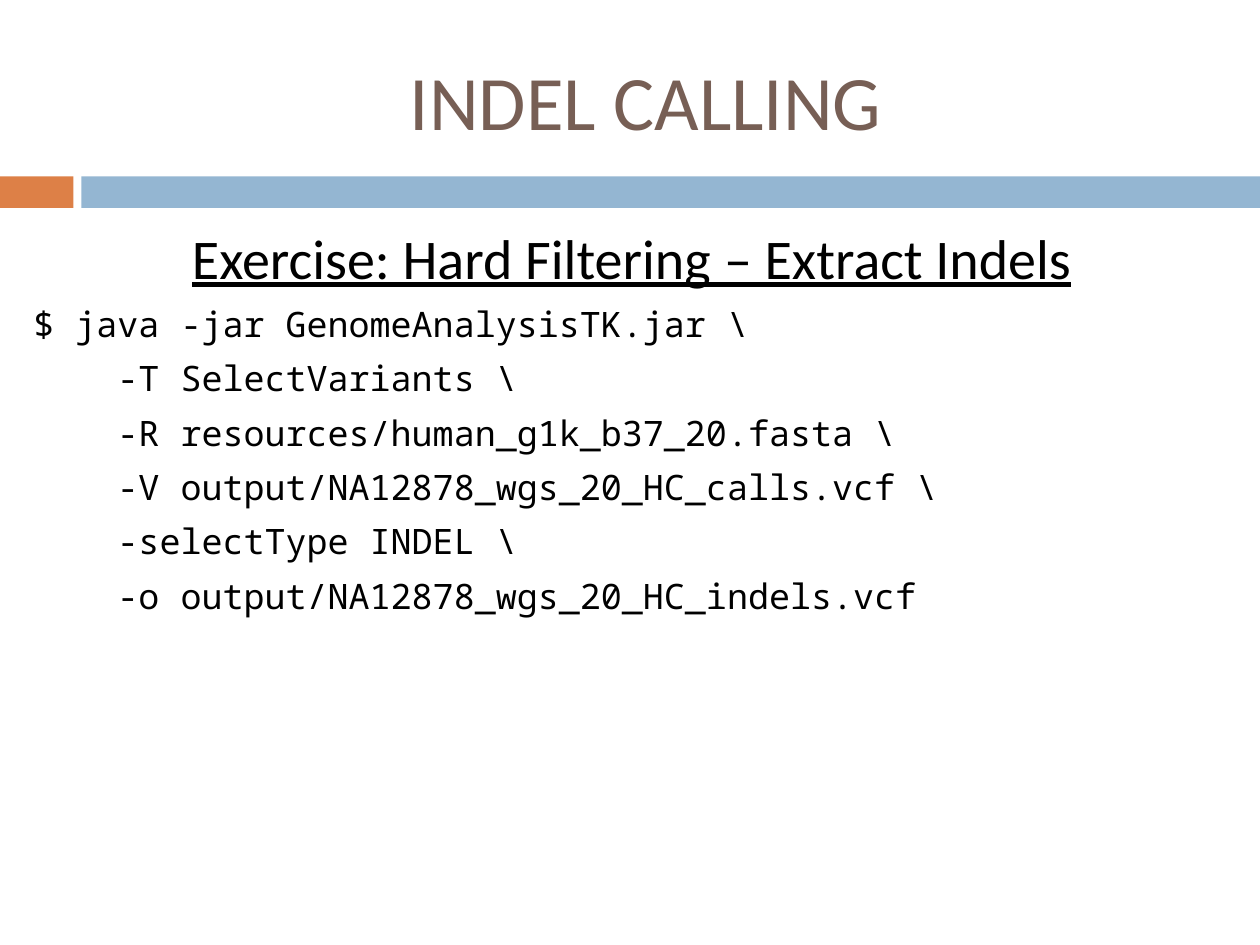
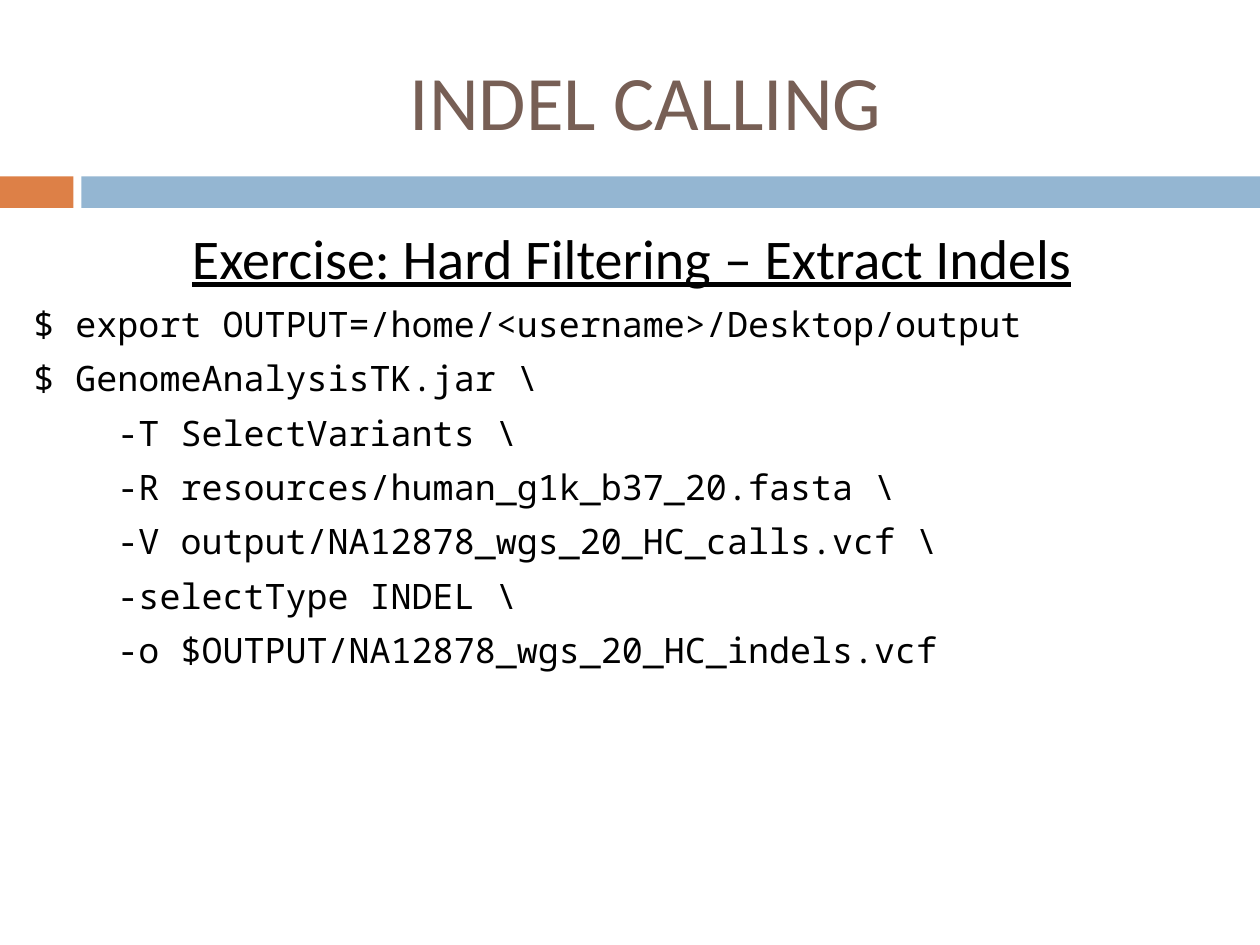
Before and after one commit to jdidion/OpenBioinformaticsWorkshops, a slide deck: slide 13 of development/AdvancedDNASeq/slides/Part2_Indels.pptx (slide 11 before the commit). Drawn at 1260x945 pixels with LibreOffice and Linux fonts; fonts in the diff are those of the drawing. Boxes give left, top, right and bottom in pixels: in the first picture for what was removed or moved away, otherwise in the second. Text is boxed around its words. In the diff, an @@ line names an element or a change of style, - is before the commit and + after.

```diff
--- a/development/AdvancedDNASeq/slides/Part2_Indels.pptx
+++ b/development/AdvancedDNASeq/slides/Part2_Indels.pptx
@@ text at bbox=[75, 310, 1022, 400]: text changed @@
-$ java -jar GenomeAnalysisTK.jar \
+$ export OUTPUT=/home/<username>/Desktop/output
+$ GenomeAnalysisTK.jar \
@@ text at bbox=[117, 636, 938, 672]: text changed @@
--o output/NA12878_wgs_20_HC_indels.vcf
+-o $OUTPUT/NA12878_wgs_20_HC_indels.vcf
```
Also in this commit, not shown: 2 other slides changed, 2 slides added, 3 other files.
